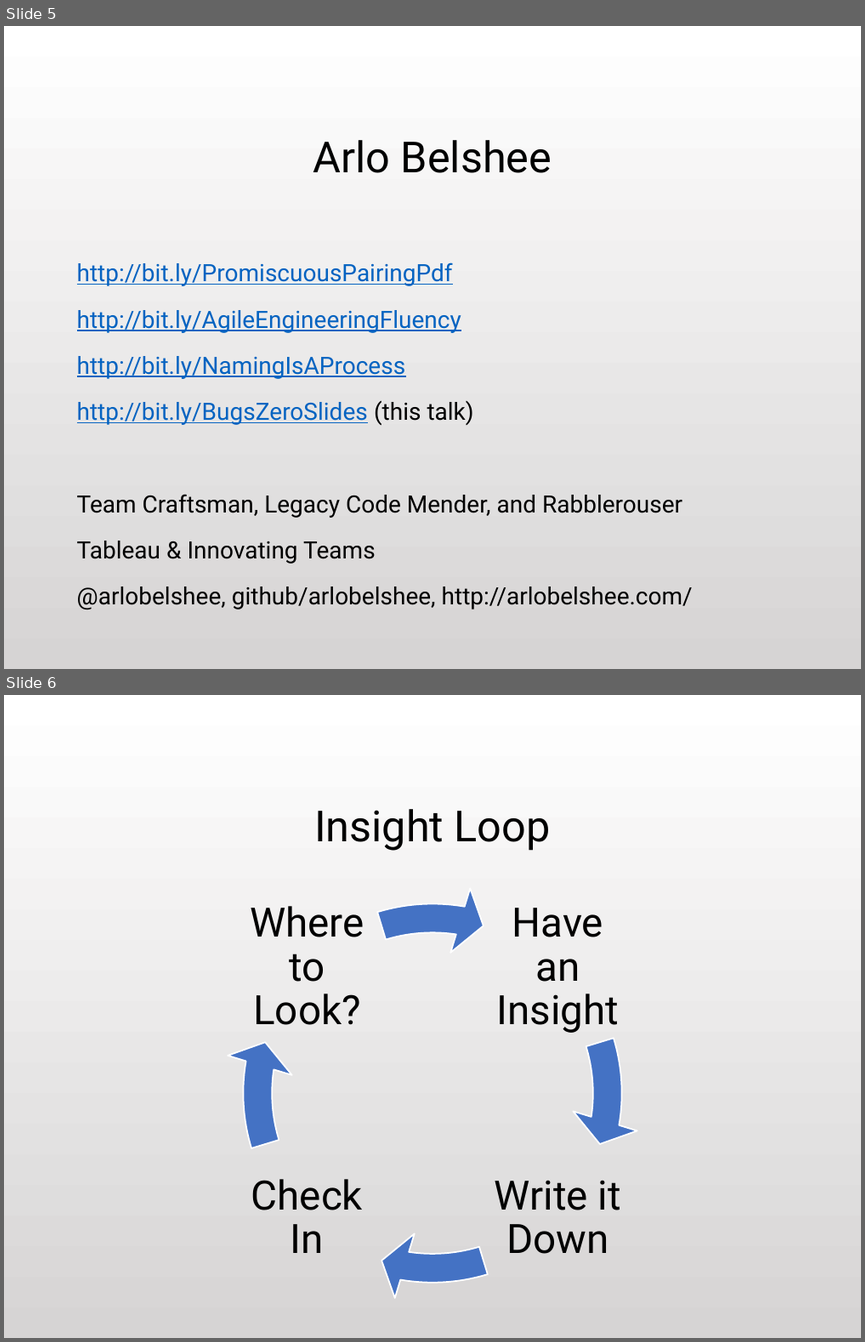
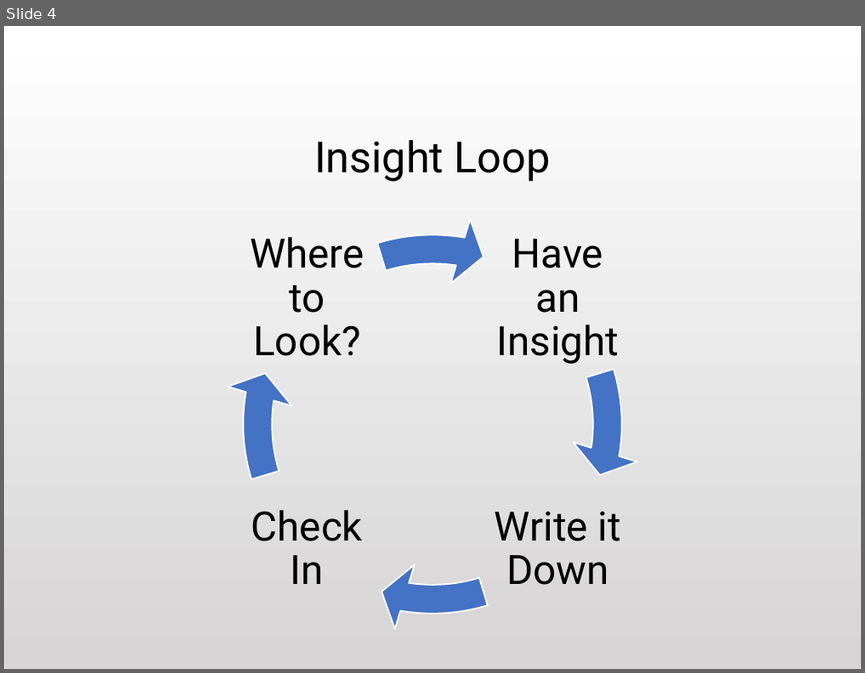
Before and after one commit to arlobelshee/Presentations, a slide deck: legacy_code/israel17_handling_legacy_code.pptx. Shown one above the other, each under a label of ours: slides 5 and 6 before the commit, slide 4 after it. The pictures are 865x1342 and 865x673 pixels, drawn with LibreOffice and Linux fonts; fonts in the diff are those of the drawing. Boxes give left, top, right and bottom in pixels: in the first picture for what was removed or moved away, otherwise in the second. Text is boxed around its words. In the diff, an @@ line names an element or a change of style, - is before the commit and + after.

```diff
--- a/legacy_code/israel17_handling_legacy_code.pptx
+++ b/legacy_code/israel17_handling_legacy_code.pptx
@@ slide 5 removed at bbox=[4, 26, 861, 669], background gradient #FFFFFF to #D6D4D4 @@
@@ title removed at bbox=[313, 140, 552, 173] @@
-Arlo Belshee
@@ text removed at bbox=[77, 262, 692, 609] @@
-http://bit.ly/PromiscuousPairingPdf
-http://bit.ly/AgileEngineeringFluency
-http://bit.ly/NamingIsAProcess
-http://bit.ly/BugsZeroSlides (this talk)
-Team Craftsman, Legacy Code Mender, and Rabblerouser
-Tableau & Innovating Teams
-@arlobelshee, github/arlobelshee, http://arlobelshee.com/
@@ what was slide 6 is now slide 4 @@
```
Also in this commit, not shown: 1 slide changed, 1 slide added, 1 other slide removed.
